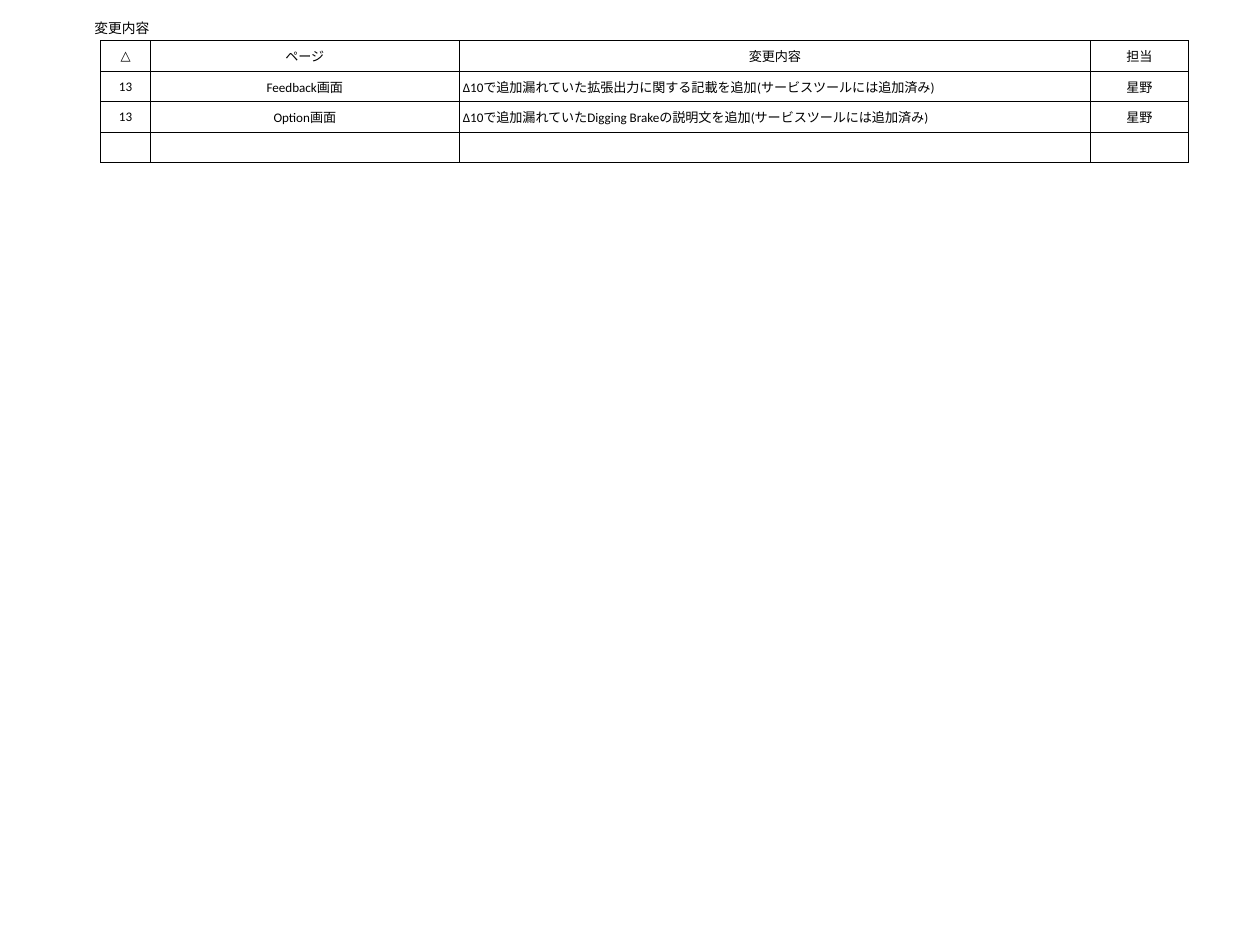
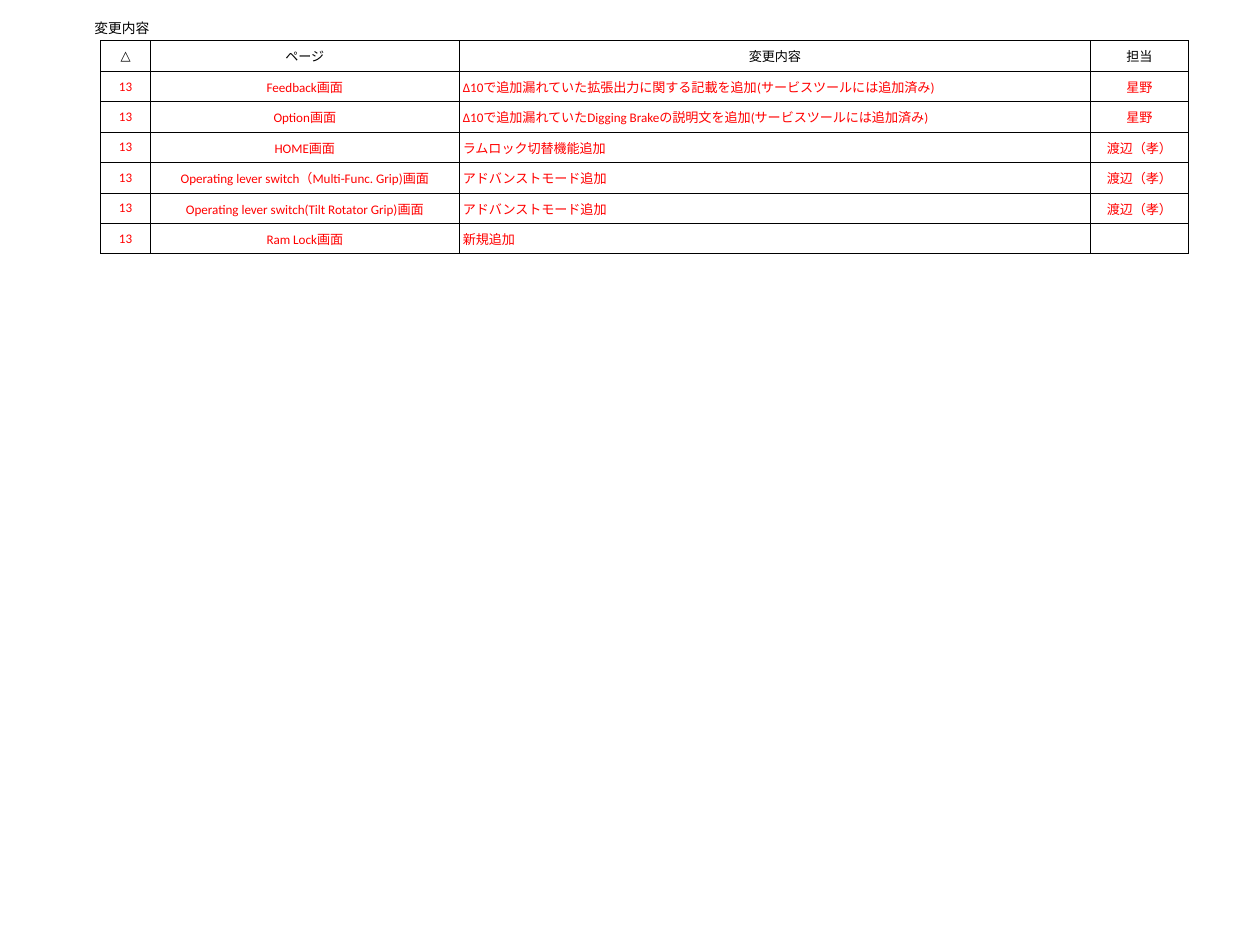
Before and after one commit to Wat117029/myTest, a slide deck: slide 3 of サービスツール仕様書/A14IW_サービスツール仕様書_d13(draft_次回設変時に変更願います).pptx. Drawn at 1260x945 pixels with LibreOffice and Linux fonts; fonts in the diff are those of the drawing. Boxes give left, top, right and bottom in pixels: in the first picture for what was removed or moved away, otherwise in the second. Text is boxed around its words. In the diff, an @@ line names an element or a change of style, - is before the commit and + after.

```diff
--- a/サービスツール仕様書/A14IW_サービスツール仕様書_d13(draft_次回設変時に変更願います).pptx
+++ b/サービスツール仕様書/A14IW_サービスツール仕様書_d13(draft_次回設変時に変更願います).pptx
@@ table at bbox=[101, 40, 1188, 254] @@
-row 4:  |  |  | 
+row 4: 13 | HOME画面 | ラムロック切替機能追加 | 渡辺（孝）
+row 5: 13 | Operating lever switch（Multi-Func. Grip)画面 | アドバンストモード追加 | 渡辺（孝）
+row 6: 13 | Operating lever switch(Tilt Rotator Grip)画面 | アドバンストモード追加 | 渡辺（孝）
+row 7: 13 | Ram Lock画面 | 新規追加 | 
```
Also in this commit, not shown: 5 other slides changed, 1 slide added.
